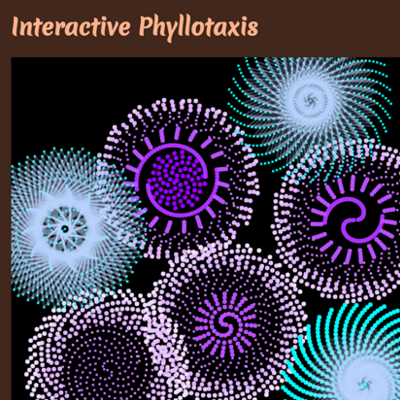
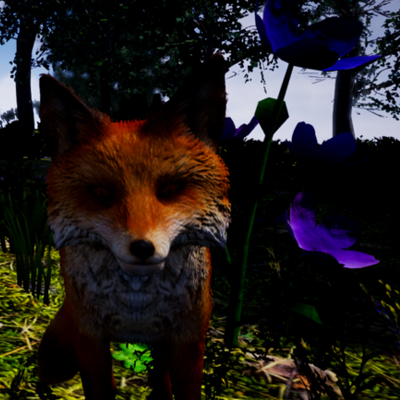
Before/after of a 400×400 layered artwork. What changed in the layer stack:
hid "Layer 10(pasted)", painted on it over [0, 0, 400, 400]
added layer "Layer 11(pasted)" above "Layer 1" over [0, 0, 400, 400]
